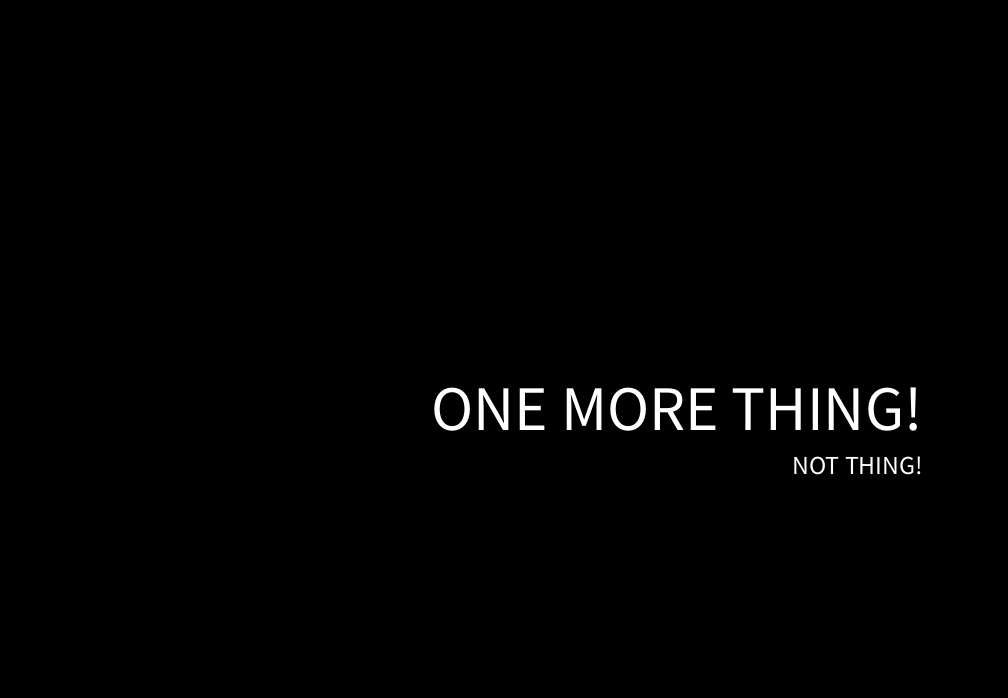
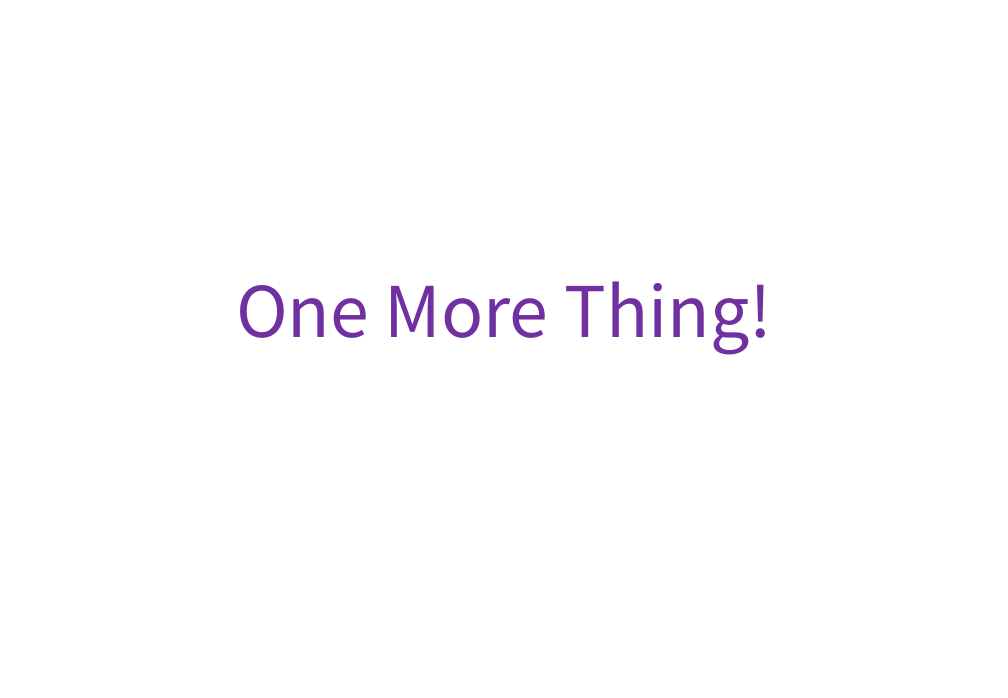
Before and after one commit to spaceone-dev/PPTT, a slide deck: slide 5 of example/simple_ppt/clone.pptx (slide 4 before the commit). Drawn at 1008x698 pixels with LibreOffice and Linux fonts; fonts in the diff are those of the drawing; background and template pictures are left out. Boxes give left, top, right and bottom in pixels: in the first picture for what was removed or moved away, otherwise in the second. Text is boxed around its words. In the diff, an @@ line names an element or a change of style, - is before the commit and + after.

```diff
--- a/example/simple_ppt/clone.pptx
+++ b/example/simple_ppt/clone.pptx
@@ background picture (left out) to #FFFFFF @@
@@ title at <box>236,281,772,354</box>: text changed; size 44 to 54 pt; text colour #FFFFFF to #7030A0 @@
-ONE MORE THING!
+One More Thing!
@@ subtitle removed at <box>792,456,923,475</box> @@
-NOT THING!
```
Also in this commit, not shown: 2 other slides changed, 3 slides added, 1 slide removed, 9 other files.
